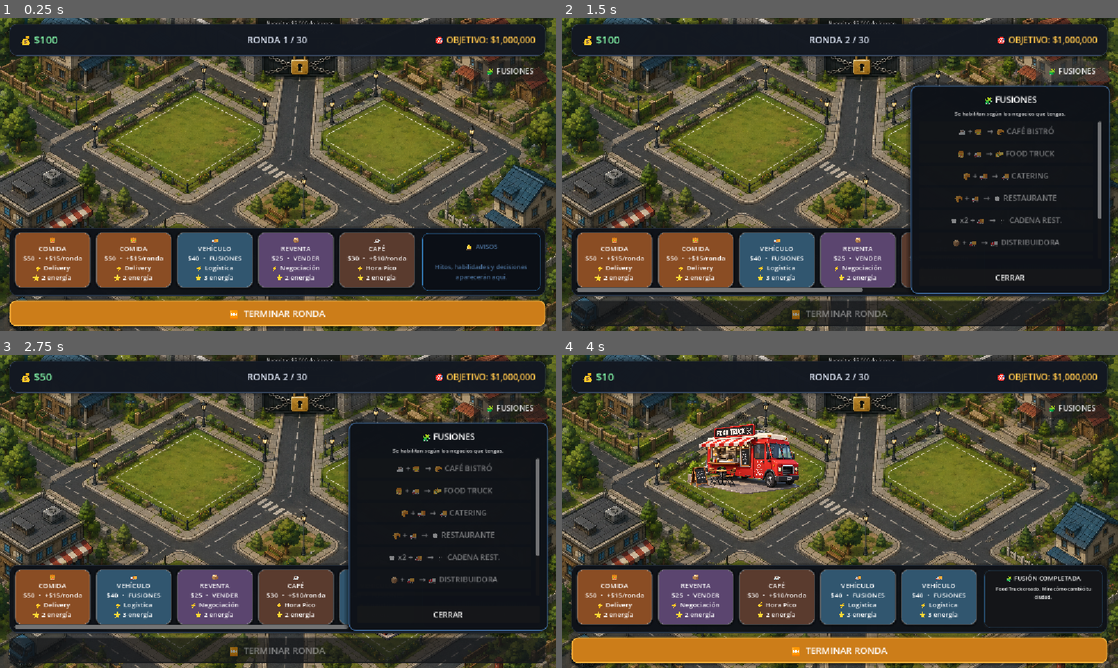
Above: before the commit, frames 1-4 (two rows, left to right).
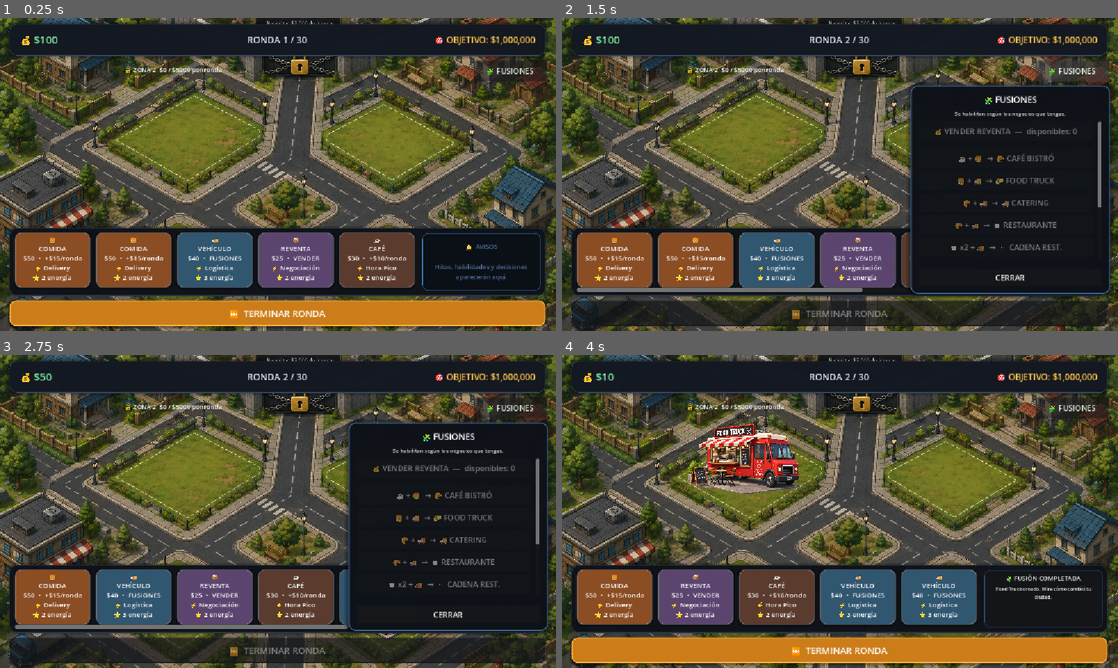
Above: after the commit, the same moments.

Repository: AdolfoBarca/imperio
Game: Godot game, scene res://Main.tscn
The game is run twice, just before and just after one commit, with the same random seed, the same clock (stepped at 60 frames per second) and the same inputs.
Inputs:
- Up to frame 1 (0.25 s): no input
- Up to frame 2 (1.5 s): click "⏭️ TERMINAR RONDA" at 0.5 s; click "🧩 FUSIONES" at 1.25 s
- Up to frame 3 (2.75 s): click "🍔 COMIDA $50 • +$15/ronda ⚡ D…" at 2 s
- Up to frame 4 (4 s): click "🚚 VEHÍCULO $40 • FUSIONES ⚡ L…" at 2.75 s; click "🍔 + 🚚 → 🌮 FOOD TRUCK" at 3.5 s

The runs differ from the first frame. In frame 1, 0.2% of the frame differs, in the area x 22-40%, y 15-18%; in frame 2, 2.0%, in the area x 22-97%, y 15-75%; in frame 3, 2.0%; in frame 4, 0.2%.

Commit message:
Agregar sistema de zonas y recuperar venta de reventa

Diff:
--- a/Main.gd
+++ b/Main.gd
@@ -195,6 +195,23 @@
 const CIUDAD_MIN_Y: float = -230.0
 const CIUDAD_MAX_Y: float = 0.0
 
+# Primera expansión de ciudad. El mapa actual sigue siendo provisional;
+# esta zona sirve para probar la progresión y exploración sin atarnos
+# al diseño final de la ciudad.
+const INGRESO_DESBLOQUEO_ZONA_2: int = 5000
+const CIUDAD_MAX_Y_ZONA_2_FALLBACK: float = 720.0
+var zona_2_desbloqueada: bool = false
+var ultimo_ingreso_base: int = 0
+var zona_2_mapa: TextureRect
+var zona_2_estado_label: Label
+var zona_2_nombre_label: Label
+
+# Sistema genérico de zonas. El mapa actual es solo un prototipo visual:
+# las reglas de progreso viven aquí y no dependen de lotes ni posiciones definitivas.
+var zonas_ciudad: Dictionary = {}
+const ZONA_INICIAL_ID: String = "barrio_inicial"
+const ZONA_2_ID: String = "distrito_empresarial"
+
 
 # =========================================================
 # ESTADO VISUAL DE LA RONDA
@@ -370,6 +387,7 @@
 	crear_panel_efectos_activos()
 	crear_panel_fusiones()
 	crear_panel_oportunidad()
+	crear_zona_2_ciudad()
 
 	acciones_restantes = ACCIONES_POR_RONDA
 
@@ -2557,6 +2575,10 @@
 		+ ingreso_multinacionales
 	)
 
+	# La expansión usa el ingreso productivo de la ciudad, no el dinero guardado.
+	# Se comprueba al cierre de ronda para que el desbloqueo se sienta como un hito.
+	actualizar_desbloqueo_zona_2(ingresos_base)
+
 
 	# Ya no existen Boom/Recesión automáticos.
 	# El ingreso final solo cambia por habilidades activadas mediante cartas.
@@ -2808,6 +2830,11 @@
 func nueva_partida() -> void:
 	fusiones_disponibles_previas.clear()
 	fusiones_estado_inicializado = false
+	zona_2_desbloqueada = false
+	ultimo_ingreso_base = 0
+	configurar_sistema_zonas_ciudad()
+	actualizar_visual_zona_2()
+	centrar_ciudad()
 
 	dinero = 100
 	ronda = 1
@@ -3476,6 +3503,21 @@
 		hijo.queue_free()
 
 	var sin_acciones: bool = acciones_restantes <= 0
+
+	# Reventa: al ocultar la antigua ZonaNegocios, el botón original quedó
+	# fuera de la interfaz visible. Lo recuperamos aquí sin cambiar su lógica.
+	fusiones_lista.add_child(
+		crear_boton_fusion(
+			"💰 VENDER REVENTA  —  disponibles: %d" % reventas,
+			reventas >= 1
+			and not sin_acciones
+			and not partida_terminada,
+			Callable(self, "vender_reventa")
+		)
+	)
+
+	var separador_reventa := HSeparator.new()
+	fusiones_lista.add_child(separador_reventa)
 
 	fusiones_lista.add_child(
 		crear_boton_fusion(
@@ -3752,6 +3794,106 @@
 # ARRASTRAR CIUDAD CON EL MOUSE
 # =========================================================
 
+func configurar_sistema_zonas_ciudad() -> void:
+	zonas_ciudad.clear()
+
+	zonas_ciudad[ZONA_INICIAL_ID] = {
+		"nombre": "Barrio inicial",
+		"requisito_tipo": "inicio",
+		"requisito_valor": 0,
+		"desbloqueada": true,
+		"limite_max_y": CIUDAD_MAX_Y
+	}
+
+	zonas_ciudad[ZONA_2_ID] = {
+		"nombre": "Distrito Empresarial",
+		"requisito_tipo": "ingreso_base",
+		"requisito_valor": INGRESO_DESBLOQUEO_ZONA_2,
+		"desbloqueada": zona_2_desbloqueada,
+		"limite_max_y": CIUDAD_MAX_Y_ZONA_2_FALLBACK
+	}
+
+
+func zona_esta_desbloqueada(zona_id: String) -> bool:
+	if not zonas_ciudad.has(zona_id):
+		return false
+	return bool(zonas_ciudad[zona_id].get("desbloqueada", false))
+
+
+func evaluar_requisito_zona(zona_id: String, ingreso_base: int) -> bool:
+	if not zonas_ciudad.has(zona_id):
+		return false
+
+	var datos: Dictionary = zonas_ciudad[zona_id]
+	var tipo: String = str(datos.get("requisito_tipo", ""))
+	var valor: int = int(datos.get("requisito_valor", 0))
+
+	match tipo:
+		"inicio":
+			return true
+		"ingreso_base":
+			return ingreso_base >= valor
+		_:
+			return false
+
+
+func desbloquear_zona(zona_id: String, ingreso_base: int) -> void:
+	if not zonas_ciudad.has(zona_id):
+		return
+	if zona_esta_desbloqueada(zona_id):
+		return
+
+	zonas_ciudad[zona_id]["desbloqueada"] = true
+
+	# Compatibilidad temporal con la Zona 2 visual de este prototipo.
+	# Cuando exista el mapa final, podremos quitar esta variable sin cambiar
+	# las reglas genéricas de desbloqueo.
+	if zona_id == ZONA_2_ID:
+		zona_2_desbloqueada = true
+
+	var nombre: String = str(zonas_ciudad[zona_id].get("nombre", "Nueva zona"))
+	mostrar_mensaje_efecto(
+		"🔓 NUEVA ZONA DESBLOQUEADA",
+		nombre + " abierto. Ya puedes explorar una parte mayor de la ciudad."
+	)
+
+	print("")
+	print("================================")
+	print("🔓 ZONA DESBLOQUEADA")
+	print("🏙️ ", nombre.to_upper())
+	print("INGRESO BASE: $", ingreso_base)
+	print("================================")
+	print("")
+
+
+func evaluar_desbloqueos_zonas(ingreso_base: int) -> void:
+	ultimo_ingreso_base = ingreso_base
+
+	for zona_id in zonas_ciudad.keys():
+		if not zona_esta_desbloqueada(str(zona_id)) and evaluar_requisito_zona(str(zona_id), ingreso_base):
+			desbloquear_zona(str(zona_id), ingreso_base)
+
+	actualizar_visual_zona_2()
+
+
+func obtener_limite_max_y_ciudad() -> float:
+	# El recorrido depende de la zona más avanzada desbloqueada, no del arte
+	# definitivo. Nuevas zonas podrán añadir su propio rango sin reescribir
+	# el sistema de arrastre.
+	if not zona_esta_desbloqueada(ZONA_2_ID):
+		return CIUDAD_MAX_Y
+
+	if zona_2_mapa != null:
+		var borde_superior_visible: float = 82.0
+		var limite_calculado: float = borde_superior_visible - zona_2_mapa.position.y
+		return max(CIUDAD_MAX_Y, limite_calculado)
+
+	if zonas_ciudad.has(ZONA_2_ID):
+		return float(zonas_ciudad[ZONA_2_ID].get("limite_max_y", CIUDAD_MAX_Y_ZONA_2_FALLBACK))
+
+	return CIUDAD_MAX_Y_ZONA_2_FALLBACK
+
+
 func _input(event: InputEvent) -> void:
 	if ciudad == null:
 		return
@@ -3761,8 +3903,6 @@
 
 		if mouse_button.button_index == MOUSE_BUTTON_LEFT:
 			if mouse_button.pressed:
-				# Solo inicia el arrastre sobre la zona visible de ciudad.
-				# No roba clics a la barra superior, cartas ni panel de fusiones.
 				var limite_inferior: float = 435.0
 				if mano_cartas_panel != null:
 					limite_inferior = mano_cartas_panel.get_global_rect().position.y
@@ -3782,9 +3922,105 @@
 		var delta_y: float = motion.position.y - ultima_posicion_mouse_ciudad.y
 		ultima_posicion_mouse_ciudad = motion.position
 
-		var nueva_y: float = clamp(ciudad.position.y + delta_y, CIUDAD_MIN_Y, CIUDAD_MAX_Y)
+		var limite_max_y: float = obtener_limite_max_y_ciudad()
+		var nueva_y: float = clamp(ciudad.position.y + delta_y, CIUDAD_MIN_Y, limite_max_y)
 		ciudad.position = Vector2(ciudad.position.x, nueva_y)
 		get_viewport().set_input_as_handled()
+
+
+# =========================================================
+# VISUAL PROVISIONAL DE ZONA 2
+# =========================================================
+
+func crear_zona_2_ciudad() -> void:
+	if ciudad == null:
+		return
+
+	configurar_sistema_zonas_ciudad()
+
+	zona_2_estado_label = Label.new()
+	zona_2_estado_label.name = "Zona2EstadoLabel"
+	zona_2_estado_label.position = Vector2(205, 92)
+	zona_2_estado_label.size = Vector2(310, 30)
+	zona_2_estado_label.horizontal_alignment = HORIZONTAL_ALIGNMENT_CENTER
+	zona_2_estado_label.vertical_alignment = VERTICAL_ALIGNMENT_CENTER
+	zona_2_estado_label.add_theme_font_size_override("font_size", 13)
+	zona_2_estado_label.mouse_filter = Control.MOUSE_FILTER_IGNORE
+	zona_2_estado_label.z_index = 12
+	ciudad.add_child(zona_2_estado_label)
+
+	# Esta textura duplicada existe únicamente para probar el recorrido.
+	# No se refleja horizontalmente porque el mapa provisional contiene texto incrustado.
+	# El sistema genérico de zonas no depende de ella.
+	var mapa_base := ciudad.get_node_or_null("MapaBarrio") as TextureRect
+	if mapa_base != null and mapa_base.texture != null:
+		zona_2_mapa = TextureRect.new()
+		zona_2_mapa.name = "Zona2Mapa"
+		zona_2_mapa.texture = mapa_base.texture
+		zona_2_mapa.expand_mode = TextureRect.EXPAND_IGNORE_SIZE
+		zona_2_mapa.stretch_mode = TextureRect.STRETCH_KEEP_ASPECT_COVERED
+		zona_2_mapa.flip_h = false
+		zona_2_mapa.mouse_filter = Control.MOUSE_FILTER_IGNORE
+		zona_2_mapa.z_index = -1
+
+		var ancho: float = mapa_base.size.x
+		var alto: float = mapa_base.size.y
+		if ancho <= 0.0:
+			ancho = 720.0
+		if alto <= 0.0:
+			alto = 500.0
+
+		zona_2_mapa.position = Vector2(mapa_base.position.x, mapa_base.position.y - alto + 10.0)
+		zona_2_mapa.size = Vector2(ancho, alto)
+		ciudad.add_child(zona_2_mapa)
+
+		zona_2_nombre_label = Label.new()
+		zona_2_nombre_label.name = "Zona2NombreLabel"
+		zona_2_nombre_label.text = "🏙️ DISTRITO EMPRESARIAL"
+		zona_2_nombre_label.position = Vector2(ancho * 0.5 - 170.0, zona_2_mapa.position.y + 38.0)
+		zona_2_nombre_label.size = Vector2(340, 34)
+		zona_2_nombre_label.horizontal_alignment = HORIZONTAL_ALIGNMENT_CENTER
+		zona_2_nombre_label.vertical_alignment = VERTICAL_ALIGNMENT_CENTER
+		zona_2_nombre_label.add_theme_font_size_override("font_size", 18)
+		zona_2_nombre_label.add_theme_color_override("font_color", Color(1.0, 1.0, 1.0, 0.95))
+		zona_2_nombre_label.add_theme_color_override("font_shadow_color", Color(0.0, 0.0, 0.0, 0.95))
+		zona_2_nombre_label.add_theme_constant_override("shadow_offset_x", 2)
+		zona_2_nombre_label.add_theme_constant_override("shadow_offset_y", 2)
+		zona_2_nombre_label.mouse_filter = Control.MOUSE_FILTER_IGNORE
+		zona_2_nombre_label.z_index = 4
+		ciudad.add_child(zona_2_nombre_label)
+
+	actualizar_visual_zona_2()
+
+
+# Wrapper temporal para no tocar el flujo económico existente.
+func actualizar_desbloqueo_zona_2(ingreso_base: int) -> void:
+	if zonas_ciudad.is_empty():
+		configurar_sistema_zonas_ciudad()
+	evaluar_desbloqueos_zonas(ingreso_base)
+
+
+func actualizar_visual_zona_2() -> void:
+	var abierta: bool = zona_esta_desbloqueada(ZONA_2_ID)
+	zona_2_desbloqueada = abierta
+
+	if zona_2_mapa != null:
+		zona_2_mapa.visible = abierta
+
+	if zona_2_nombre_label != null:
+		zona_2_nombre_label.visible = abierta
+
+	if zona_2_estado_label != null:
+		if abierta:
+			zona_2_estado_label.text = "🔓 ACCESO ABIERTO — arrastra hacia abajo"
+		else:
+			var requisito: int = INGRESO_DESBLOQUEO_ZONA_2
+			if zonas_ciudad.has(ZONA_2_ID):
+				requisito = int(zonas_ciudad[ZONA_2_ID].get("requisito_valor", requisito))
+			zona_2_estado_label.text = "🔒 ZONA 2  $%d / $%d por ronda" % [
+				ultimo_ingreso_base,
+				requisito
+			]
 
 
 func centrar_ciudad() -> void:
